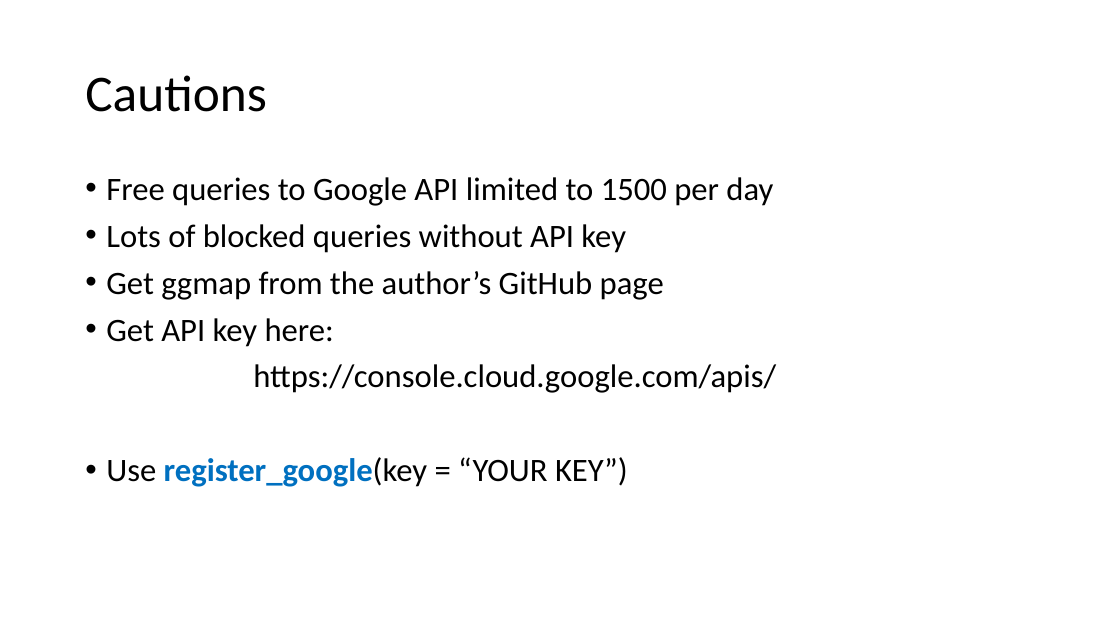
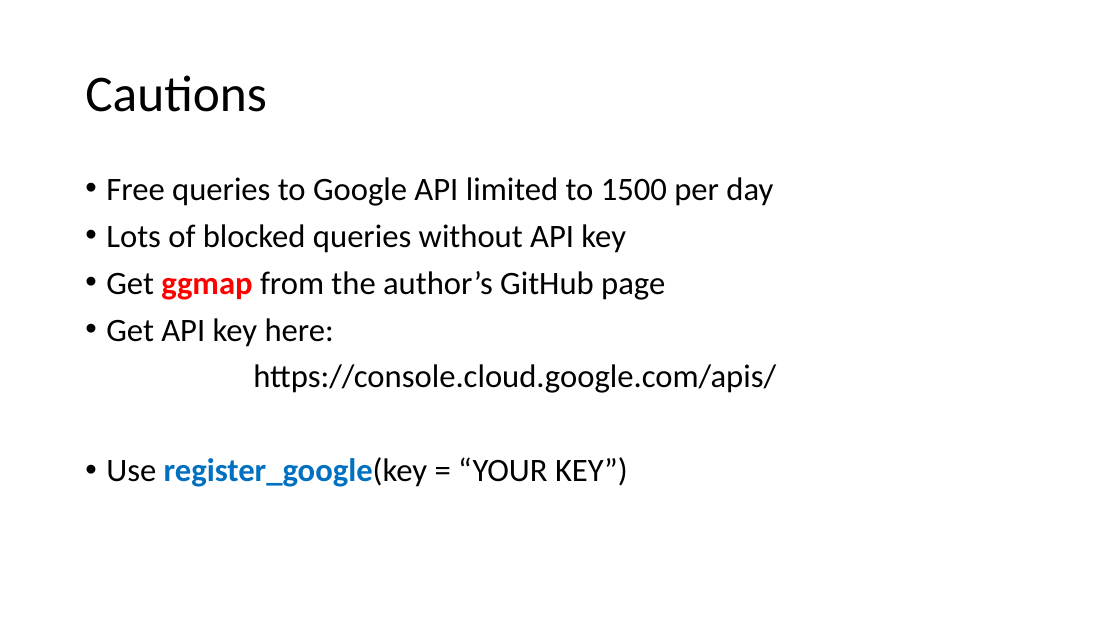
Before and after one commit to nrjjones/BuildingContextualData, a slide deck: slide 73 of presentation/Jones - Contextual Data Presentation.pptx. Drawn at 1120x630 pixels with LibreOffice and Linux fonts; fonts in the diff are those of the drawing. Boxes give left, top, right and bottom in pixels: in the first picture for what was removed or moved away, otherwise in the second. Text is boxed around its words. In the diff, an @@ line names an element or a change of style, - is before the commit and + after.

```diff
--- a/presentation/Jones - Contextual Data Presentation.pptx
+++ b/presentation/Jones - Contextual Data Presentation.pptx
@@ text at [106,271,665,300]: text colour #000000 to #FF0000, bold on in "ggmap" @@
```
Also in this commit, not shown: 8 other slides changed.
